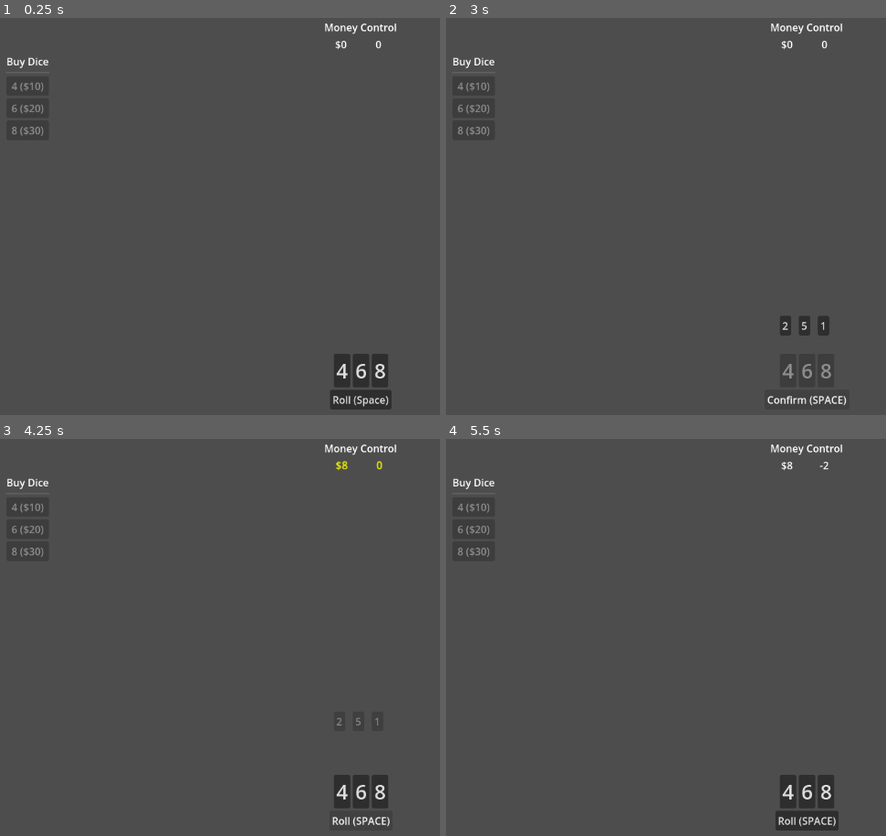
Above: before the commit, frames 1-4 (two rows, left to right).
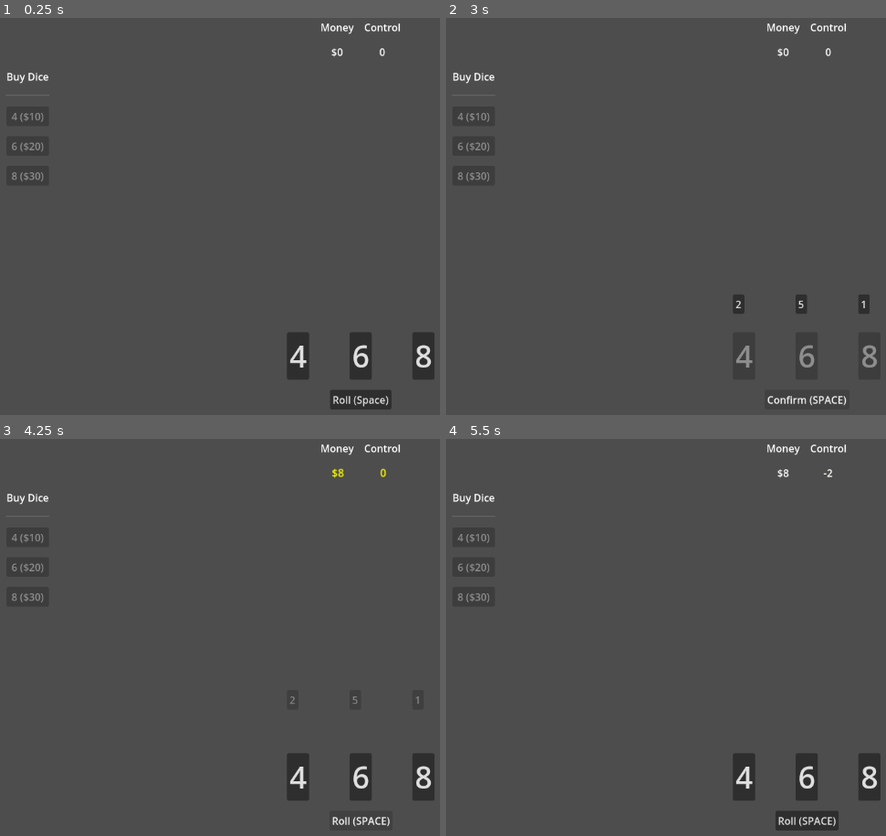
Above: after the commit, the same moments.

Repository: rcorre/chaos-control
Game: Godot game, scene res://scenes/game.tscn
Two runs of this game, one before a commit and one after it. Both use one fixed random seed, a clock stepped at 60 frames per second and the inputs below.
Inputs:
- Up to frame 1 (0.25 s): no input
- Up to frame 2 (3 s): click "4" at 0.5 s; click "6" at 1.25 s; click "8" at 2 s; click "Roll (Space)" at 2.75 s
- Up to frame 3 (4.25 s): click "Confirm (SPACE)" at 3.5 s
- Up to frame 4 (5.5 s): click "2" at 4.25 s; click "3" at 5 s

The runs differ from the first frame. In frame 1, 3.0% of the frame differs, in the area x 1-99%, y 1-93%; in frame 2, 1.9%; in frame 3, 3.1%; in frame 4, 3.0%.

Commit message:
Add die shortcuts

Diff:
--- /dev/null
+++ b/gui_theme.tres
@@ -0,0 +1,5 @@
+[gd_resource type="Theme" format=3 uid="uid://b8f2iha75br4n"]
+
+[resource]
+HBoxContainer/constants/separation = 16
+VBoxContainer/constants/separation = 16
--- a/project.godot
+++ b/project.godot
@@ -27,6 +27,10 @@
 gdscript/warnings/return_value_discarded=false
 gdscript/warnings/assert_always_false=0
 
+[gui]
+
+theme/custom="uid://b8f2iha75br4n"
+
 [input]
 
 roll={
@@ -39,6 +43,46 @@
 "events": [Object(InputEventKey,"resource_local_to_scene":false,"resource_name":"","device":-1,"window_id":0,"alt_press …(191 unchanged characters)…
 ]
 }
+die1={
+"deadzone": 0.2,
+"events": [Object(InputEventKey,"resource_local_to_scene":false,"resource_name":"","device":-1,"window_id":0,"alt_pressed":false,"shift_pressed":false,"ctrl_pressed":false,"meta_pressed":false,"pressed":false,"keycode":0,"physical_keycode":49,"key_label":0,"unicode":49,"location":0,"echo":false,"script":null)
+]
+}
+die2={
+"deadzone": 0.2,
+"events": [Object(InputEventKey,"resource_local_to_scene":false,"resource_name":"","device":-1,"window_id":0,"alt_pressed":false,"shift_pressed":false,"ctrl_pressed":false,"meta_pressed":false,"pressed":false,"keycode":0,"physical_keycode":50,"key_label":0,"unicode":50,"location":0,"echo":false,"script":null)
+]
+}
+die3={
+"deadzone": 0.2,
+"events": [Object(InputEventKey,"resource_local_to_scene":false,"resource_name":"","device":-1,"window_id":0,"alt_pressed":false,"shift_pressed":false,"ctrl_pressed":false,"meta_pressed":false,"pressed":false,"keycode":0,"physical_keycode":51,"key_label":0,"unicode":51,"location":0,"echo":false,"script":null)
+]
+}
+die4={
+"deadzone": 0.2,
+"events": [Object(InputEventKey,"resource_local_to_scene":false,"resource_name":"","device":-1,"window_id":0,"alt_pressed":false,"shift_pressed":false,"ctrl_pressed":false,"meta_pressed":false,"pressed":false,"keycode":0,"physical_keycode":52,"key_label":0,"unicode":52,"location":0,"echo":false,"script":null)
+]
+}
+die5={
+"deadzone": 0.2,
+"events": [Object(InputEventKey,"resource_local_to_scene":false,"resource_name":"","device":-1,"window_id":0,"alt_pressed":false,"shift_pressed":false,"ctrl_pressed":false,"meta_pressed":false,"pressed":false,"keycode":0,"physical_keycode":53,"key_label":0,"unicode":53,"location":0,"echo":false,"script":null)
+]
+}
+die6={
+"deadzone": 0.2,
+"events": [Object(InputEventKey,"resource_local_to_scene":false,"resource_name":"","device":-1,"window_id":0,"alt_pressed":false,"shift_pressed":false,"ctrl_pressed":false,"meta_pressed":false,"pressed":false,"keycode":0,"physical_keycode":54,"key_label":0,"unicode":54,"location":0,"echo":false,"script":null)
+]
+}
+die7={
+"deadzone": 0.2,
+"events": [Object(InputEventKey,"resource_local_to_scene":false,"resource_name":"","device":-1,"window_id":0,"alt_pressed":false,"shift_pressed":false,"ctrl_pressed":false,"meta_pressed":false,"pressed":false,"keycode":0,"physical_keycode":55,"key_label":0,"unicode":55,"location":0,"echo":false,"script":null)
+]
+}
+die8={
+"deadzone": 0.2,
+"events": [Object(InputEventKey,"resource_local_to_scene":false,"resource_name":"","device":-1,"window_id":0,"alt_pressed":false,"shift_pressed":false,"ctrl_pressed":false,"meta_pressed":false,"pressed":false,"keycode":0,"physical_keycode":56,"key_label":0,"unicode":56,"location":0,"echo":false,"script":null)
+]
+}
 
 [logging]
 
--- a/scenes/dice_bar.gd
+++ b/scenes/dice_bar.gd
@@ -29,9 +29,15 @@
 	add_child(button)
 	button.text = str(sides)
 	button.toggle_mode = true
-	button.add_theme_font_size_override("font_size", 32)
+	button.add_theme_font_size_override("font_size", 48)
 	button.focus_mode = FOCUS_NONE
 	Events.dice_active.connect(button.set_disabled)
+
+	var idx := dice().size()
+	button.shortcut = Shortcut.new()
+	var ev := InputEventAction.new()
+	ev.action = "die%d" % idx
+	button.shortcut.events = [ev]
 
 func _unhandled_input(event: InputEvent) -> void:
 	if rolled_dice.is_empty() and event.is_action_pressed("roll"):
--- a/scenes/game.tscn
+++ b/scenes/game.tscn
@@ -106,6 +106,7 @@
 
 [node name="DiceBar" type="HBoxContainer" parent="VBoxContainer"]
 layout_mode = 2
+theme_override_constants/separation = 64
 alignment = 1
 script = ExtResource("1_uwrxv")
 
Not shown, changed: .github/workflows/build.yaml
